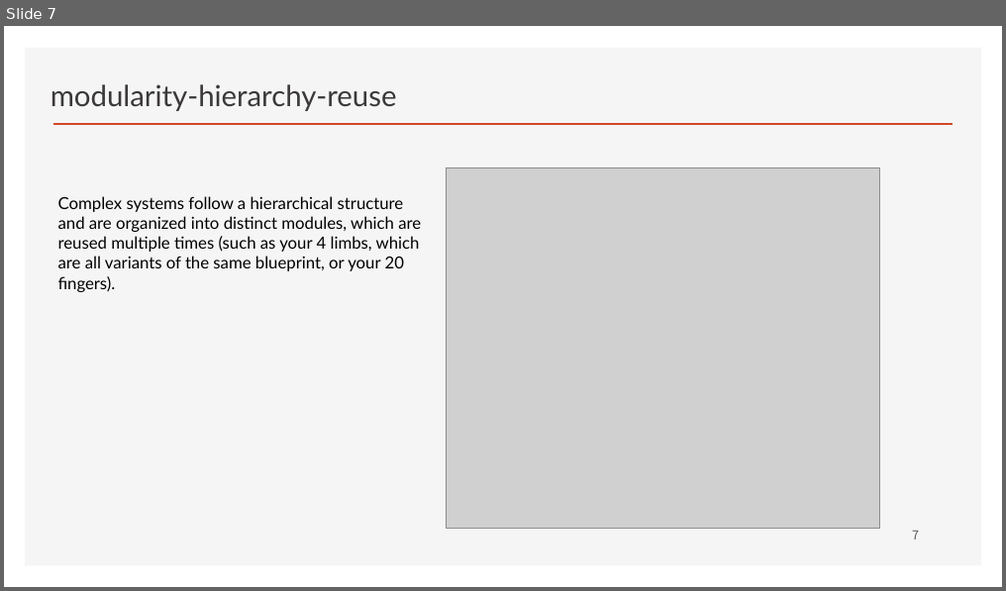
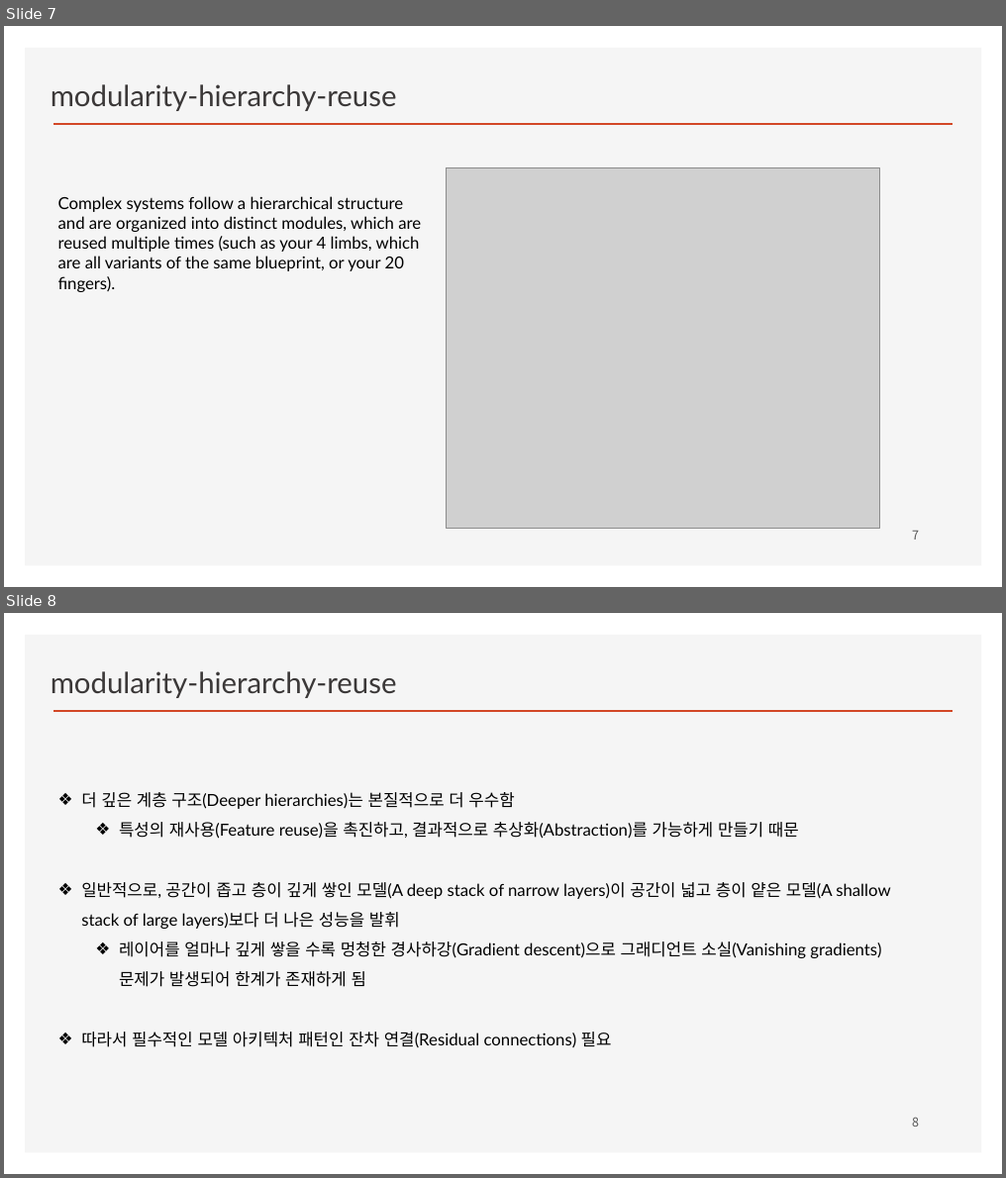
Before and after one commit to ancestor9/2026_Fall_Deep-Learning-with-Python, a slide deck: Chapter 09 ConvNet architecture patterns.pptx. Shown one above the other, each under a label of ours: slide 7 before the commit, slides 7 and 8 after it. The pictures are 1006x591 and 1006x1178 pixels, drawn with LibreOffice and Linux fonts; fonts in the diff are those of the drawing; grey boxes stand for pictures; background and template pictures are left out. Boxes give left, top, right and bottom in pixels: in the first picture for what was removed or moved away, otherwise in the second. Text is boxed around its words. In the diff, an @@ line names an element or a change of style, - is before the commit and + after.

```diff
--- a/Chapter 09 ConvNet architecture patterns.pptx
+++ b/Chapter 09 ConvNet architecture patterns.pptx
@@ slide 8 added at [4,613,1002,1174], background #FFFFFF; not listed: 2 template elements that a slide beside it also shows @@
@@ text added at [51,671,397,698], 28 pt, text #3B3838 @@
+modularity-hierarchy-reuse
@@ text added at [81,792,890,1048], 16 pt, text #000000 @@
+❖ 더 깊은 계층 구조(Deeper hierarchies)는 본질적으로 더 우수함
+  ❖ 특성의 재사용(Feature reuse)을 촉진하고, 결과적으로 추상화(Abstraction)를 가능하게 만들기 때문
+❖ 일반적으로, 공간이 좁고 층이 깊게 쌓인 모델(A deep stack of narrow layers)이 공간이 넓고 층이 얕은 모델(A shallow stack of large layers)보다 더 나은 성능을 발휘
+  ❖ 레이어를 얼마나 깊게 쌓을 수록 멍청한 경사하강(Gradient descent)으로 그래디언트 소실(Vanishing gradients) 문제가 발생되어 한계가 존재하게 됨
+❖ 따라서 필수적인 모델 아키텍처 패턴인 잔차 연결(Residual connections) 필요
@@ page number added at [912,1117,919,1127], 12 pt, text #595959 @@
+8
```
Also in this commit, not shown: 10 other slides added.
